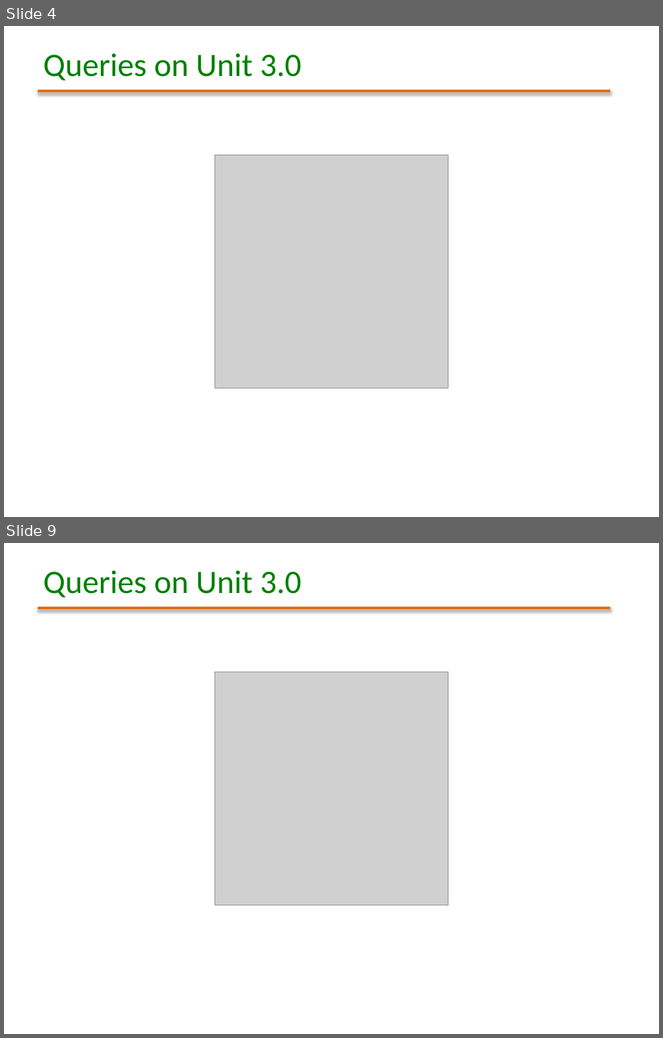
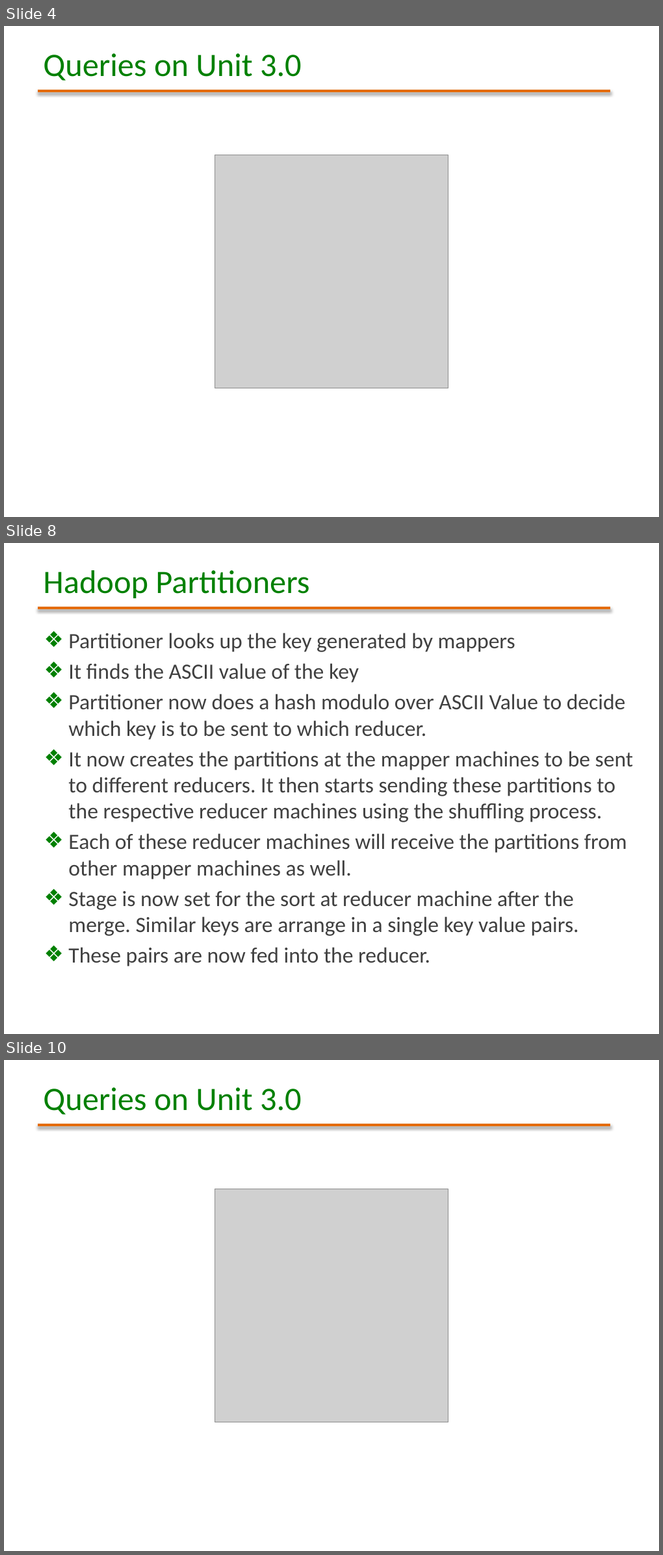
Before and after one commit to masroorrizvi/ManipalSessions, a slide deck: Hadoop Webinar - Session 3 (Hadoop Map Reduce - Concepts & Hands On).pptx. Shown one above the other, each under a label of ours: slides 4 and 9 before the commit, slides 4, 8 and 10 after it; the slides between them are not shown. The pictures are 663x1038 and 663x1555 pixels, drawn with LibreOffice and Linux fonts; fonts in the diff are those of the drawing; grey boxes stand for pictures; background and template pictures are left out. Boxes give left, top, right and bottom in pixels: in the first picture for what was removed or moved away, otherwise in the second. Text is boxed around its words. In the diff, an @@ line names an element or a change of style, - is before the commit and + after.

```diff
--- a/Hadoop Webinar - Session 3 (Hadoop Map Reduce - Concepts & Hands On).pptx
+++ b/Hadoop Webinar - Session 3 (Hadoop Map Reduce - Concepts & Hands On).pptx
@@ slide 8 added at <box>4,543,659,1034</box>, background picture (left out); not listed: 1 template element that a slide beside it also shows @@
@@ title added at <box>43,570,310,598</box>, 36 pt, text #008000 @@
+Hadoop Partitioners
@@ text added at <box>68,633,633,967</box>, 24 pt, text #404040 @@
+❖ Partitioner looks up the key generated by mappers
+❖ It finds the ASCII value of the key
+❖ Partitioner now does a hash modulo over ASCII Value to decide which key is to be sent to which reducer.
+❖ It now creates the partitions at the mapper machines to be sent to different reducers. It then starts sending these partitions to the respective reducer machines using the shuffling process.
+❖ Each of these reducer machines will receive the partitions from other mapper machines as well.
+❖ Stage is now set for the sort at reducer machine after the merge. Similar keys are arrange in a single key value pairs.
+❖ These pairs are now fed into the reducer.
@@ what was slide 9 is now slide 10 @@
```
Also in this commit, not shown: 5 slides changed, 1 other slide added, 1 slide removed, 1 other file.
